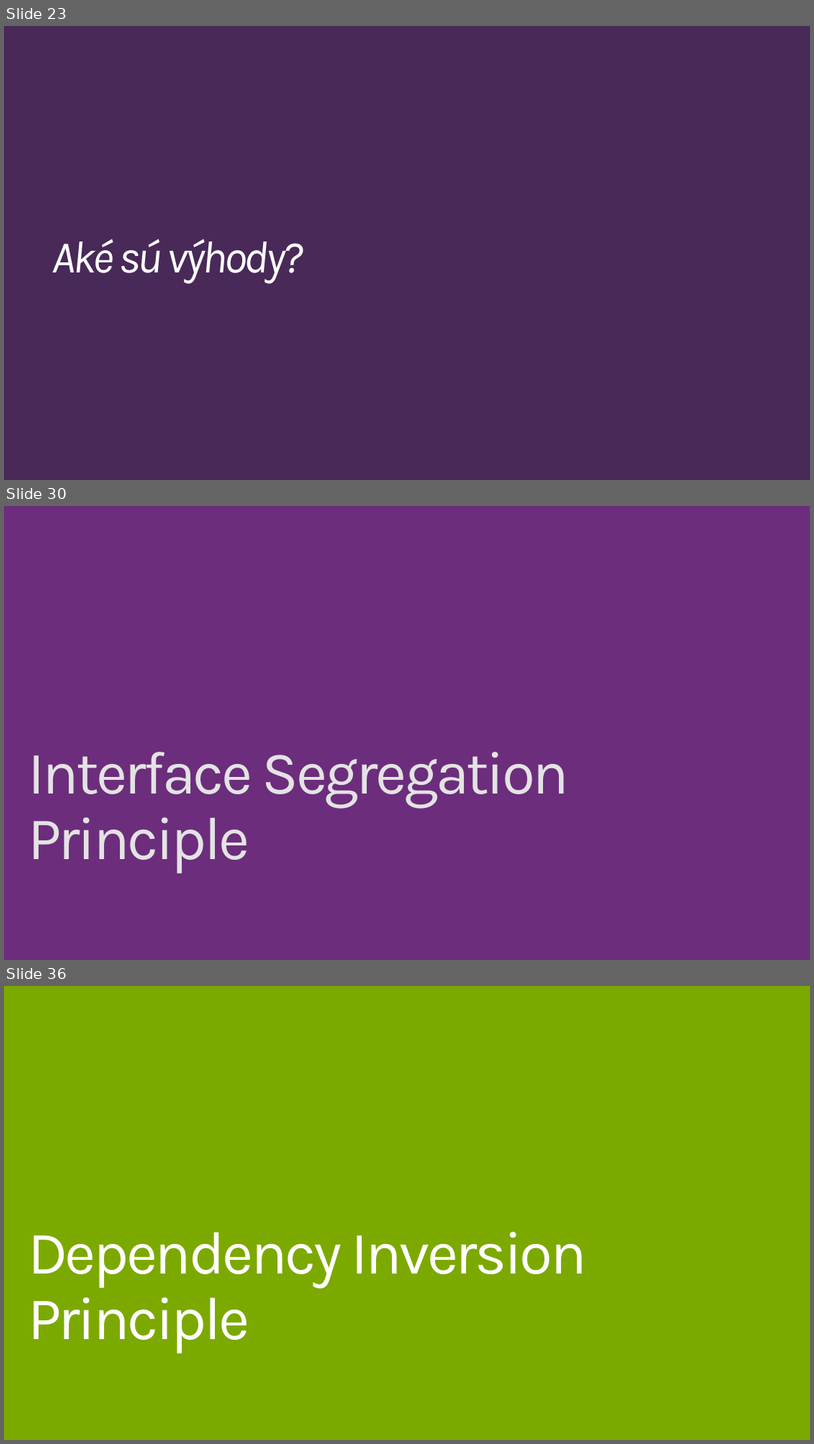
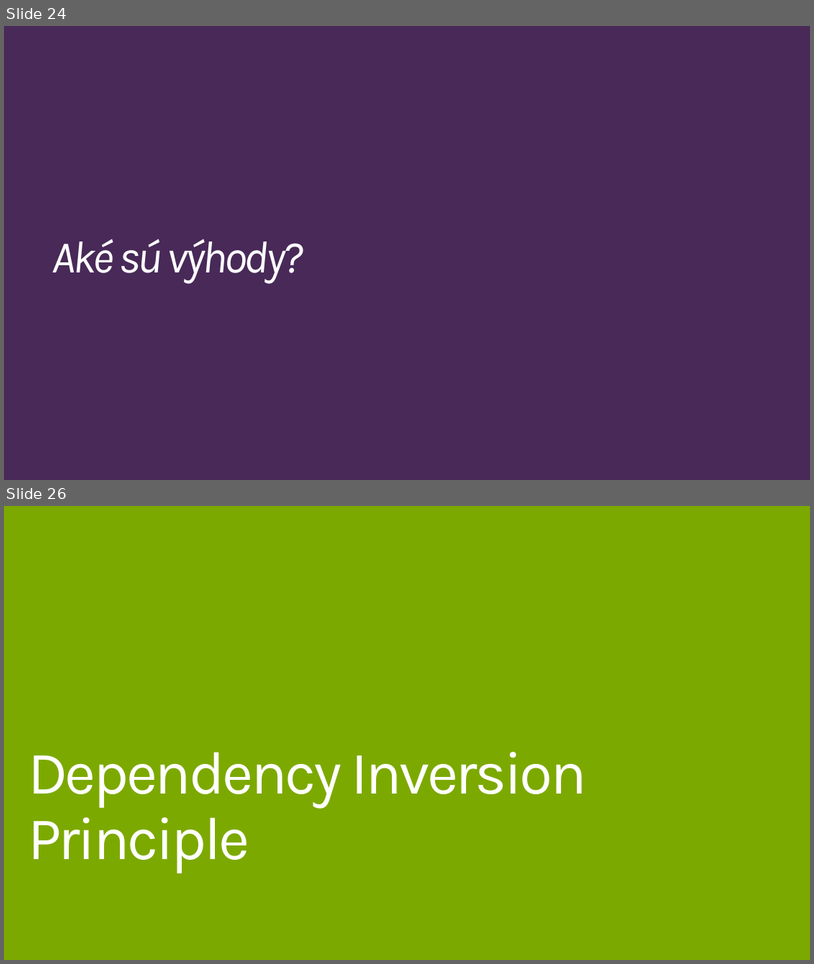
Before and after one commit to Burgyn/SOLID-Principles, a slide deck: SOLIDPrinciples4Kros.pptx. Shown one above the other, each under a label of ours: slides 23, 30 and 36 before the commit, slides 24 and 26 after it; the slides between them are not shown. The pictures are 814x1444 and 814x964 pixels, drawn with LibreOffice and Linux fonts; fonts in the diff are those of the drawing. Boxes give left, top, right and bottom in pixels: in the first picture for what was removed or moved away, otherwise in the second. Text is boxed around its words. In the diff, an @@ line names an element or a change of style, - is before the commit and + after.

```diff
--- a/SOLIDPrinciples4Kros.pptx
+++ b/SOLIDPrinciples4Kros.pptx
@@ slide 30 removed at [4,506,810,960], background #6C2D7C @@
@@ title removed at [28,752,570,873] @@
-Interface Segregation
-Principle
@@ what was slide 23 is now slide 24 @@
@@ what was slide 36 is now slide 26 @@
```
Also in this commit, not shown: 3 slides changed, 4 slides added, 13 other slides removed, 1 other file.
